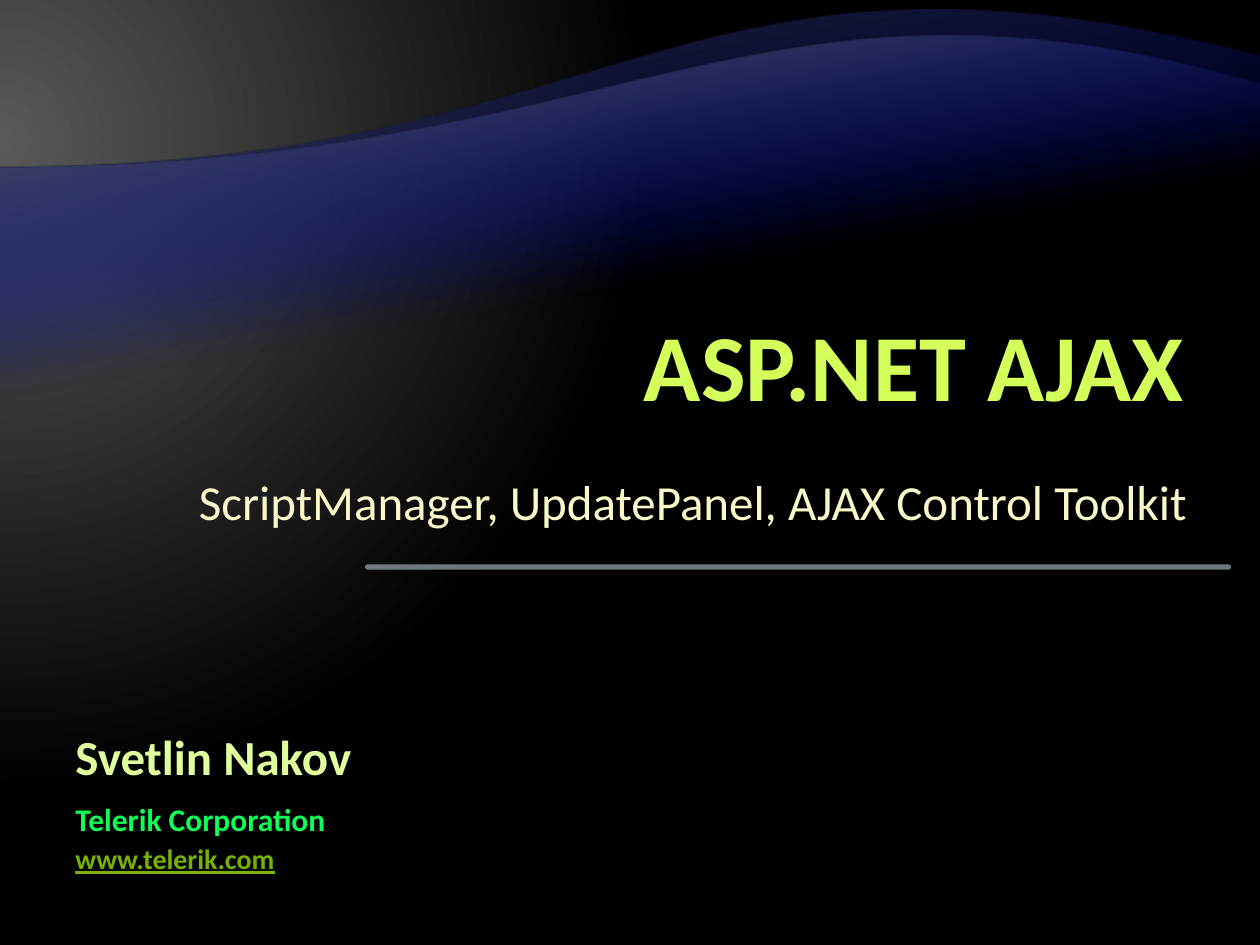
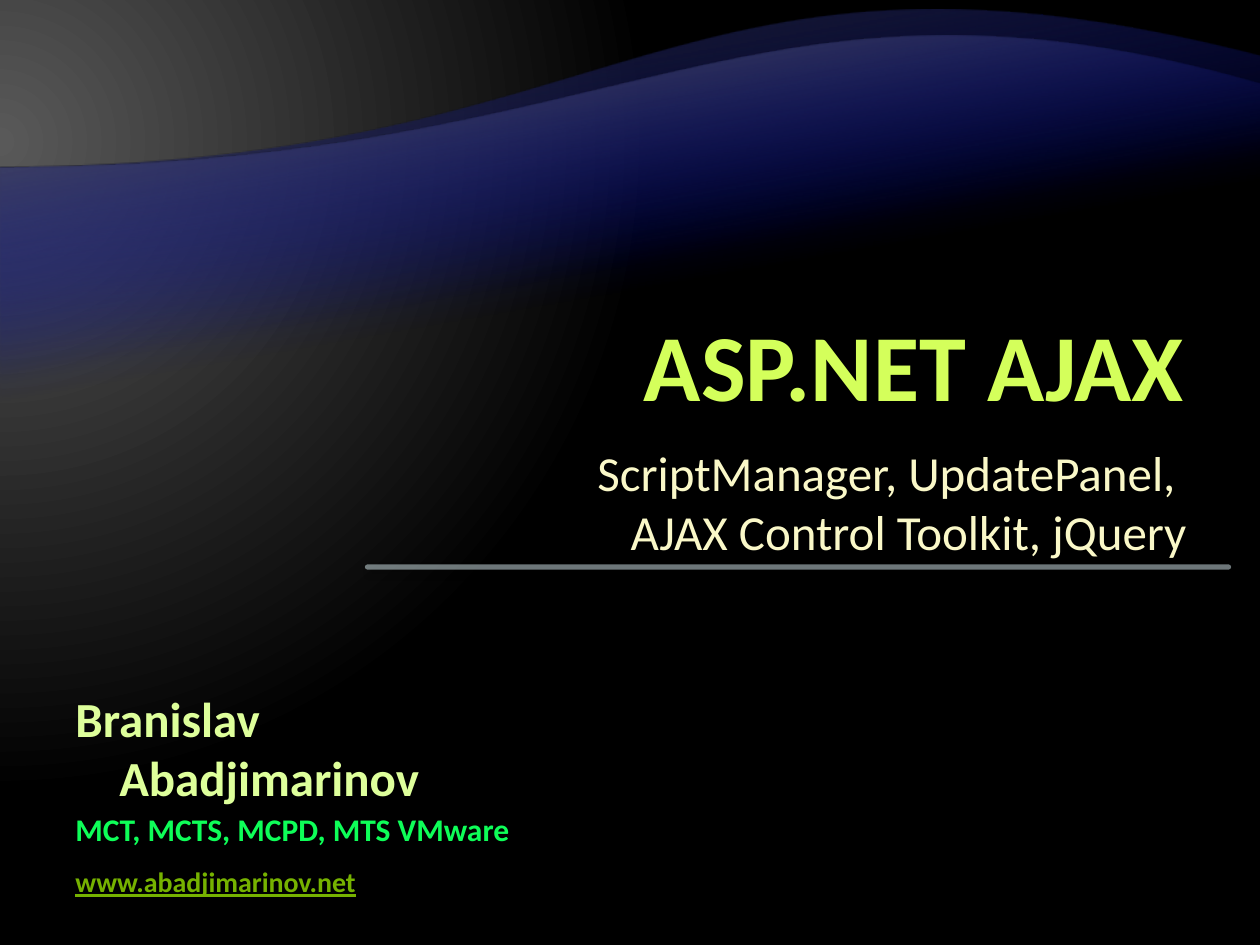
Before and after one commit to Graveheart/aspnetcourse, a slide deck: slide 1 of lectures/11. ASP.NET AJAX.pptx. Drawn at 1260x945 pixels with LibreOffice and Linux fonts; fonts in the diff are those of the drawing; background and template pictures are left out. Boxes give left, top, right and bottom in pixels: in the first picture for what was removed or moved away, otherwise in the second. Text is boxed around its words. In the diff, an @@ line names an element or a change of style, - is before the commit and + after.

Commit message:
Added two lectures

```diff
--- a/lectures/11. ASP.NET AJAX.pptx
+++ b/lectures/11. ASP.NET AJAX.pptx
@@ subtitle at box(597, 457, 1186, 559): text changed @@
-ScriptManager, UpdatePanel, AJAX Control Toolkit
+ScriptManager, UpdatePanel,
+AJAX Control Toolkit, jQuery
@@ text added at box(75, 702, 419, 805), 28 pt, text #DEFF9B, bold @@
+Branislav Abadjimarinov
@@ text removed at box(75, 740, 351, 776) @@
-Svetlin Nakov
@@ text removed at box(75, 809, 326, 836) @@
-Telerik Corporation
@@ text added at box(75, 820, 510, 845), 18 pt, text #0EFE58, bold @@
+MCT, MCTS, MCPD, MTS VMware
@@ text removed at box(75, 849, 274, 874) @@
-www.telerik.com
@@ text added at box(75, 872, 355, 897), 16 pt, text #76B200, bold, underline @@
+www.abadjimarinov.net
```
Also in this commit, not shown: 1 other slide changed, 31 slides added, 1 other file.
